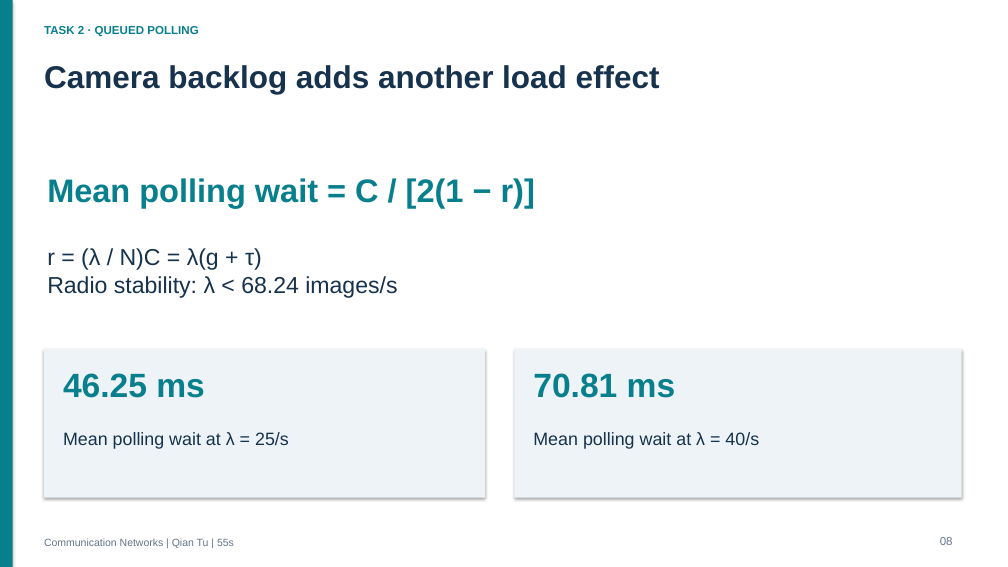
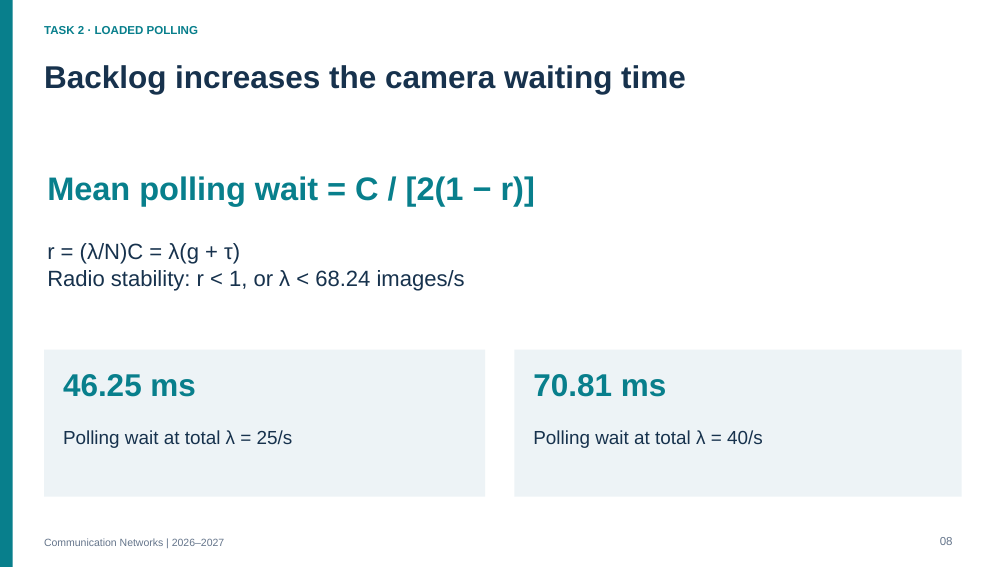
Before and after one commit to thelu260325/-, a slide deck: slide 8 of deliverables/communication_networks_2026_project/project/slides/Communication_Networks_Presentation.pptx. Drawn at 1008x567 pixels with LibreOffice and Linux fonts; fonts in the diff are those of the drawing. Boxes give left, top, right and bottom in pixels: in the first picture for what was removed or moved away, otherwise in the second. Text is boxed around its words. In the diff, an @@ line names an element or a change of style, - is before the commit and + after.

Commit message:
Review communication networks presentation and speaking script

```diff
--- a/deliverables/communication_networks_2026_project/project/slides/Communication_Networks_Presentation.pptx
+++ b/deliverables/communication_networks_2026_project/project/slides/Communication_Networks_Presentation.pptx
@@ rectangle removed at bbox=[0, 0, 1008, 567] @@
@@ text at bbox=[44, 26, 198, 34]: text changed @@
-TASK 2 · QUEUED POLLING
+TASK 2 · LOADED POLLING
@@ text at bbox=[44, 65, 686, 94]: text changed @@
-Camera backlog adds another load effect
+Backlog increases the camera waiting time
@@ text at bbox=[47, 243, 465, 291]: text changed; size 22 to 21 pt @@
-r = (λ / N)C = λ(g + τ)
-Radio stability: λ < 68.24 images/s
+r = (λ/N)C = λ(g + τ)
+Radio stability: r < 1, or λ < 68.24 images/s
@@ shadow off in 3 elements at bbox=[0, 0, 13, 567], bbox=[515, 349, 963, 496], bbox=[44, 349, 485, 496] @@
@@ text "46.25 ms" at bbox=[63, 374, 196, 397]: size 32 to 30 pt; line spacing 39pt to 36.6pt @@
@@ text "70.81 ms" at bbox=[533, 374, 667, 397]: size 32 to 30 pt; line spacing 39pt to 36.6pt @@
@@ text at bbox=[63, 430, 293, 448]: text changed; size 17 to 18 pt @@
-Mean polling wait at λ = 25/s
+Polling wait at total λ = 25/s
@@ text at bbox=[533, 430, 763, 448]: text changed; size 17 to 18 pt @@
-Mean polling wait at λ = 40/s
+Polling wait at total λ = 40/s
@@ text at bbox=[44, 538, 224, 546]: text changed @@
-Communication Networks | Qian Tu | 55s
+Communication Networks | 2026–2027
```
Also in this commit, not shown: 7 other slides changed, 7 slides added, 6 slides removed, 26 other files.
